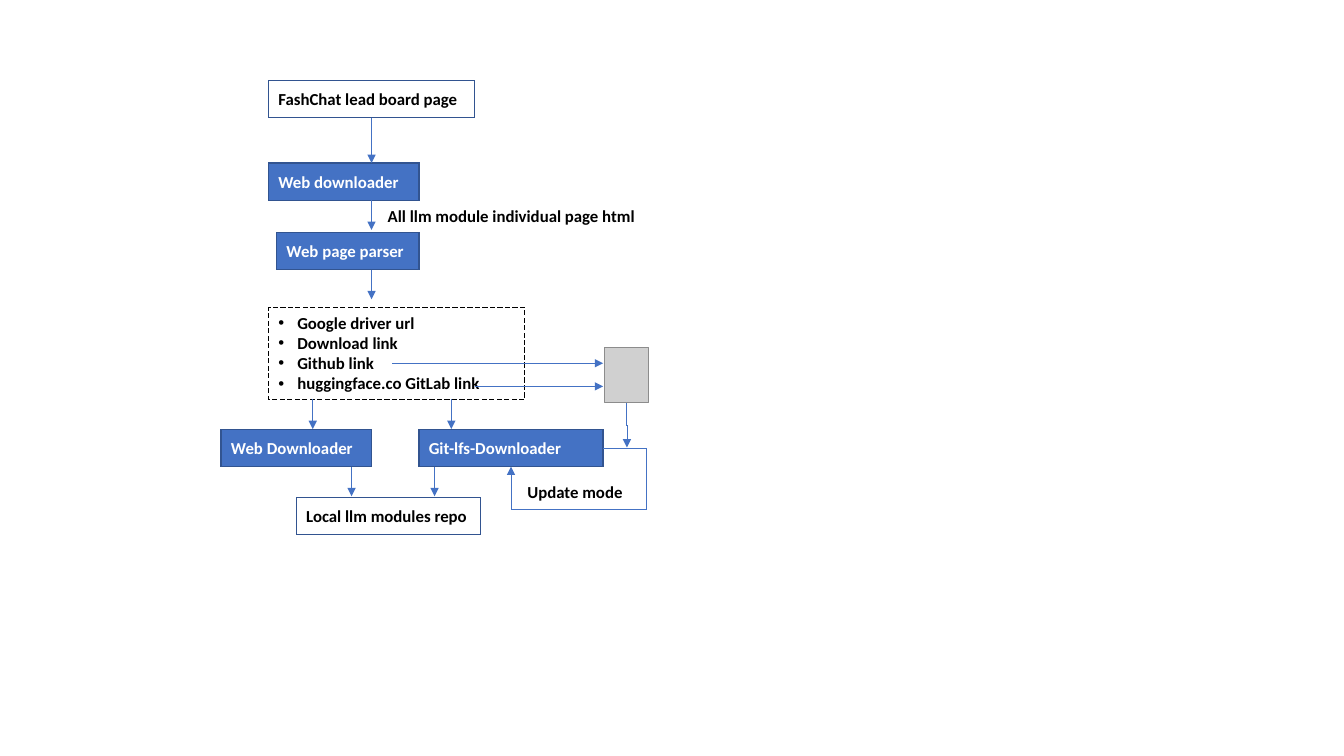
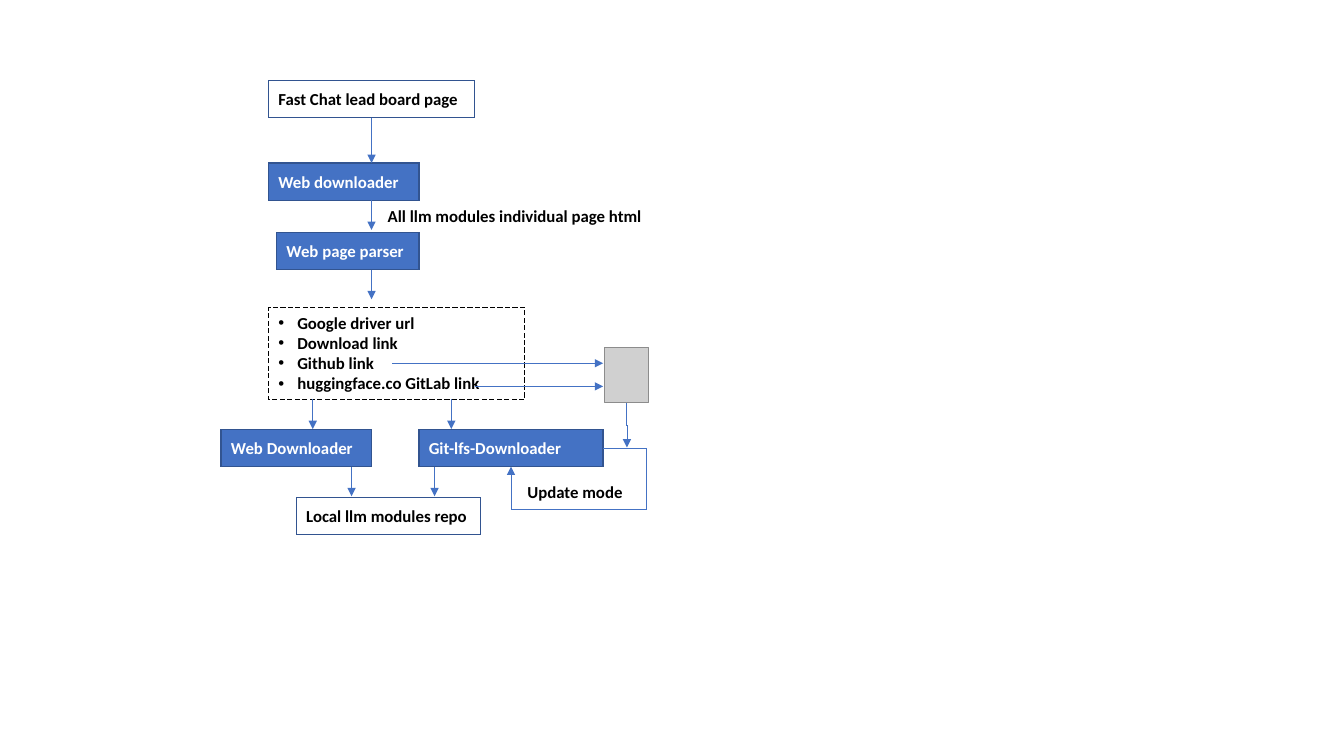
Before and after one commit to ycTestGitter/gitDownloader, a slide deck: slide 1 of designDoc.pptx. Drawn at 1344x756 pixels with LibreOffice and Linux fonts; fonts in the diff are those of the drawing; grey boxes stand for pictures. Boxes give left, top, right and bottom in pixels: in the first picture for what was removed or moved away, otherwise in the second. Text is boxed around its words. In the diff, an @@ line names an element or a change of style, - is before the commit and + after.

```diff
--- a/designDoc.pptx
+++ b/designDoc.pptx
@@ text in rectangle at box(278, 93, 458, 108): text changed @@
-FashChat lead board page
+Fast Chat lead board page
@@ text at box(388, 210, 641, 225): text changed @@
-All llm module individual page html
+All llm modules individual page html
```
Also in this commit, not shown: 1 other file.
